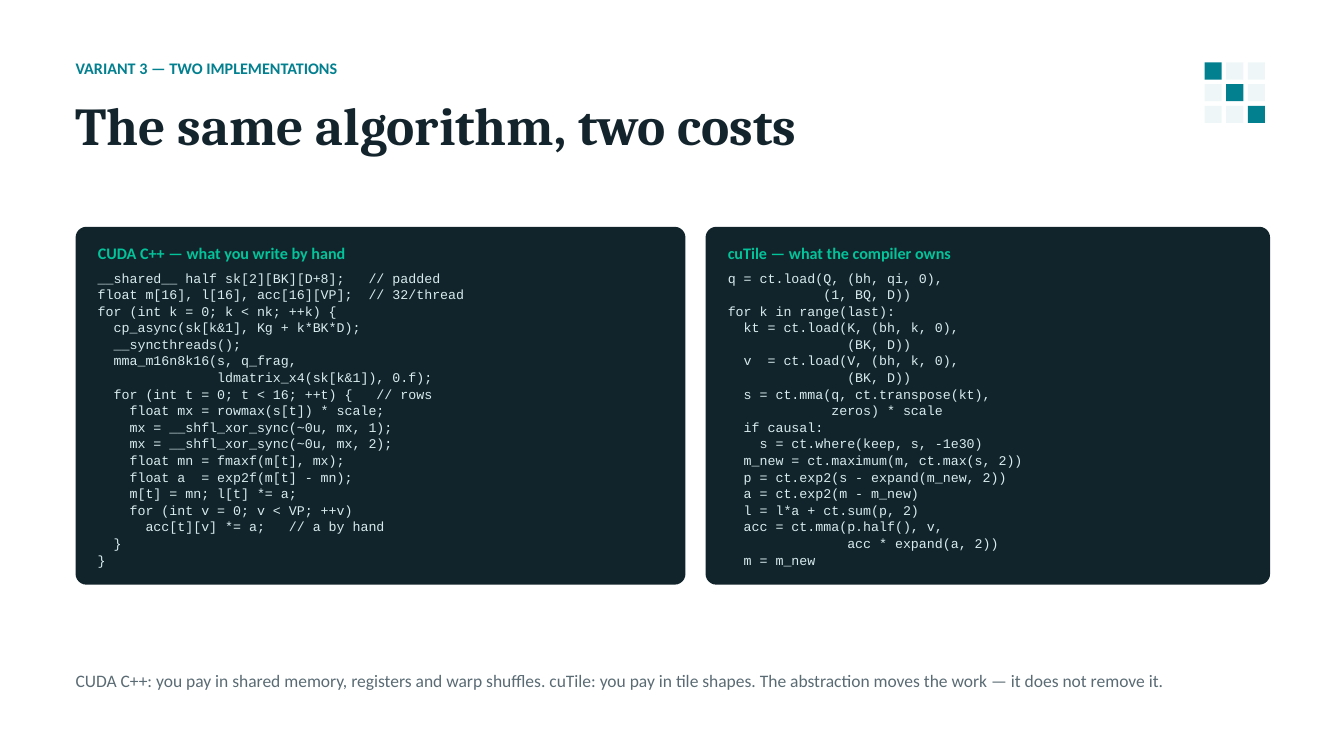
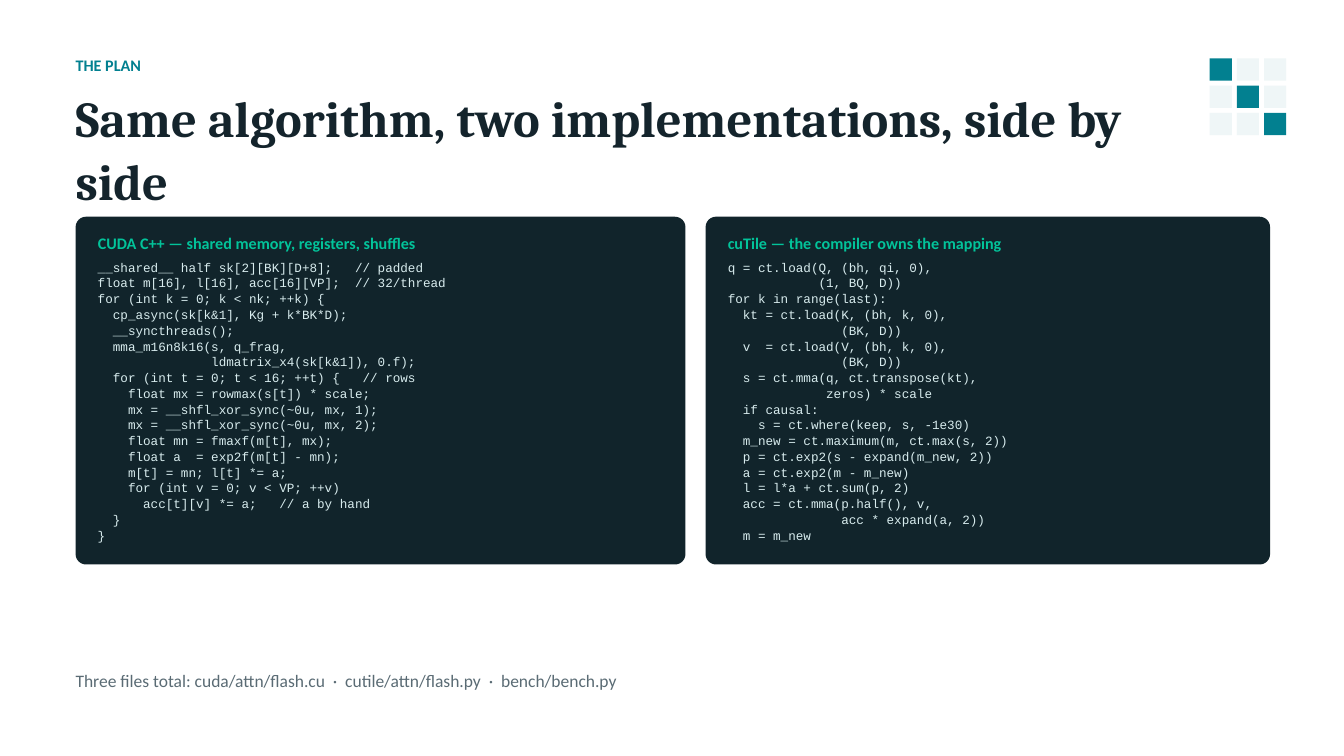
Before and after one commit to harshith0518/CS6203---Attention-Operator-Porject, a slide deck: slide 6 of docs/op2-attention-slides.pptx (slide 7 before the commit). Drawn at 1344x756 pixels with LibreOffice and Linux fonts; fonts in the diff are those of the drawing. Boxes give left, top, right and bottom in pixels: in the first picture for what was removed or moved away, otherwise in the second. Text is boxed around its words. In the diff, an @@ line names an element or a change of style, - is before the commit and + after.

```diff
--- a/docs/op2-attention-slides.pptx
+++ b/docs/op2-attention-slides.pptx
@@ rectangle: place and size @@
-rectangle at <box>1205,63,1222,80</box>
+rectangle at <box>1210,58,1232,81</box>
@@ rectangle: place and size @@
-rectangle at <box>1248,63,1265,80</box>
+rectangle at <box>1237,58,1259,81</box>
@@ rectangle: place and size @@
-rectangle at <box>1226,63,1243,80</box>
+rectangle at <box>1264,58,1287,81</box>
@@ text removed at <box>76,63,337,74</box> @@
-VARIANT 3 — TWO IMPLEMENTATIONS
@@ text added at <box>76,60,141,71</box>, 11.5 pt, text #028090, bold @@
+THE PLAN
@@ rectangle: place and size @@
-rectangle at <box>1205,84,1222,101</box>
+rectangle at <box>1210,86,1232,108</box>
@@ rectangle: place and size @@
-rectangle at <box>1226,84,1243,101</box>
+rectangle at <box>1237,86,1259,108</box>
@@ rectangle: place and size @@
-rectangle at <box>1248,84,1265,101</box>
+rectangle at <box>1264,86,1287,108</box>
@@ text at <box>76,102,1122,201</box>: text changed; size 38 to 36 pt @@
-The same algorithm, two costs
+Same algorithm, two implementations, side by side
@@ rectangle: place and size @@
-rectangle at <box>1205,106,1222,123</box>
+rectangle at <box>1210,113,1232,135</box>
@@ rectangle: place and size @@
-rectangle at <box>1226,106,1243,123</box>
+rectangle at <box>1237,113,1259,135</box>
@@ rectangle: place and size @@
-rectangle at <box>1248,106,1265,123</box>
+rectangle at <box>1264,113,1287,135</box>
@@ rounded rectangle: place and size @@
-rounded rectangle at <box>76,227,686,585</box>
+rounded rectangle at <box>76,217,686,565</box>
@@ text at <box>98,237,416,252</box>: text changed @@
-CUDA C++ — what you write by hand
+CUDA C++ — shared memory, registers, shuffles
@@ rounded rectangle: place and size @@
-rounded rectangle at <box>706,227,1270,585</box>
+rounded rectangle at <box>706,217,1270,565</box>
@@ text at <box>728,237,1002,252</box>: text changed @@
-cuTile — what the compiler owns
+cuTile — the compiler owns the mapping
@@ text "__shared__ half sk[2][BK][D+8]; // padded": place and size @@
-text "__shared__ half sk[2][BK][D+8]; // padded" at <box>98,273,464,534</box>
+text "__shared__ half sk[2][BK][D+8]; // padded" at <box>98,263,446,511</box>
@@ text "__shared__ half sk[2][BK][D+8]; // padded" at <box>98,263,446,511</box>: size 9.5 to 9 pt @@
@@ text "q = ct.load(Q, (bh, qi, ..." at <box>728,263,1008,542</box>: size 9.5 to 9 pt @@
@@ text "q = ct.load(Q, (bh, qi, ...": place and size @@
-text "q = ct.load(Q, (bh, qi, ..." at <box>728,273,1023,567</box>
+text "q = ct.load(Q, (bh, qi, ..." at <box>728,263,1008,542</box>
@@ text at <box>76,675,616,690</box>: text changed @@
-CUDA C++: you pay in shared memory, registers and warp shuffles. cuTile: you pay in tile shapes. The abstraction moves the work — it does not remove it.
+Three files total: cuda/attn/flash.cu · cutile/attn/flash.py · bench/bench.py
```
Also in this commit, not shown: 1 other slide changed, 8 slides added, 10 slides removed, 1 other file.
